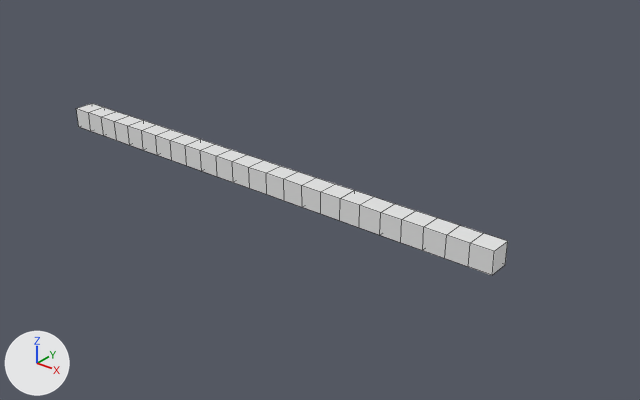
A saved change to the OBJ model assets/floor2.obj.
One viewpoint serves both versions: a 50 mm camera at (49.2, -52.5, 31.2) aimed at (5.0, 2.7, -3.0). The axes (+X, +Y, +Z) are drawn at lower left. The lights are the same throughout. Mesh edges are drawn as thin lines. Where no turn or scale is listed for an object, it has been applied to the vertices.
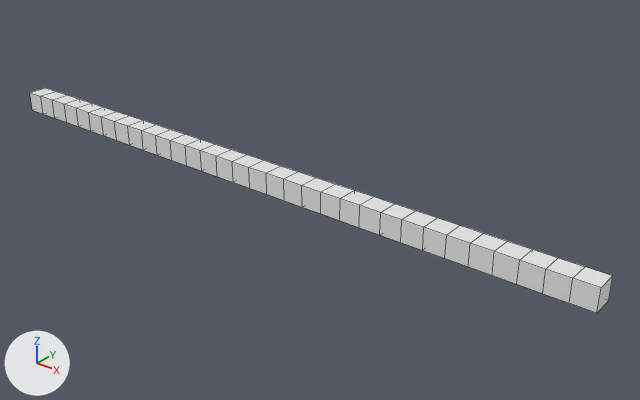
The change in detail:
me_cube is used by ob_cube; location (0.0, 0.0, 0.0).
me_cube had 100 vertices, 98 faces and spanned x -24.0..24.0, y -1.0..1.0, z -2.0..0.0.
me_cube now has 132 vertices, 130 faces and spans x -32.0..32.0, y -1.0..1.0, z -2.0..0.0.
Part 1, on me_cube:
1 face is deleted.
16 vertices are added at x -32.0..-26.0, y -1.0..1.0, z -2.0..0.0.
17 new faces join them.
Part 2, on me_cube:
1 face is deleted.
16 vertices are added at x 26.0..32.0, y -1.0..1.0, z -2.0..0.0.
17 new faces join them.

Pixel boxes (x1, y1, x2, y2) of what changed, in the pictures (640 x 400 px):
'Cube', reshaped (35% wider, 31% taller)
    before: (76, 103, 508, 275)
    after: (30, 88, 613, 313)
part 1 of me_cube, built on
    after: (30, 88, 91, 127)
part 2 of me_cube, built on
    before: (492, 241, 508, 275)
    after: (492, 241, 613, 313)
